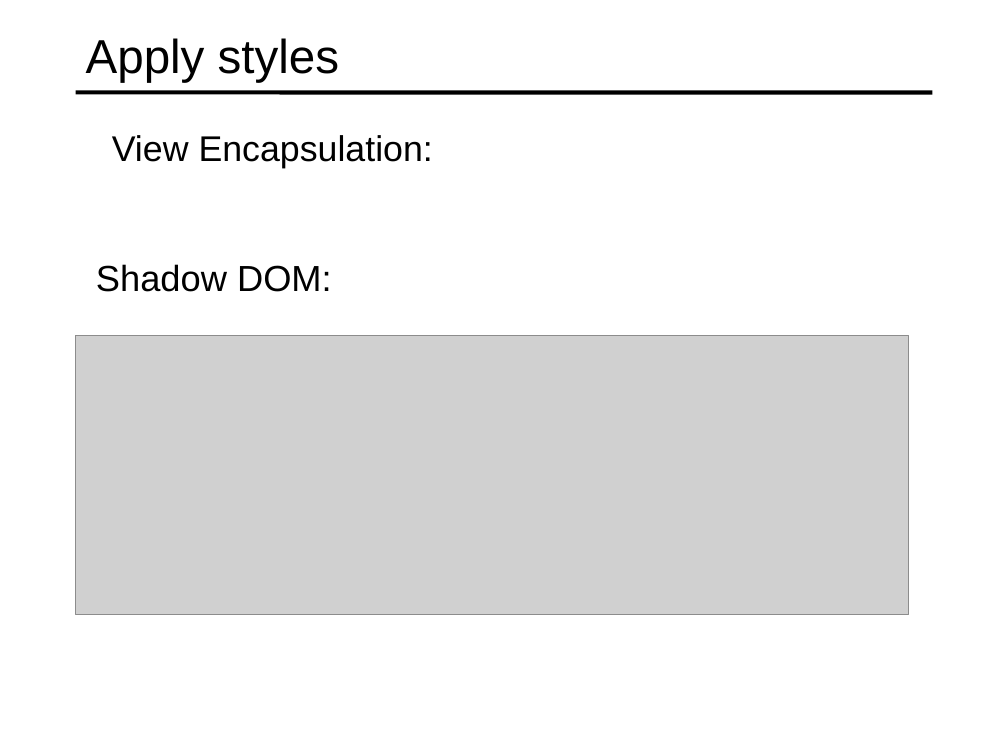
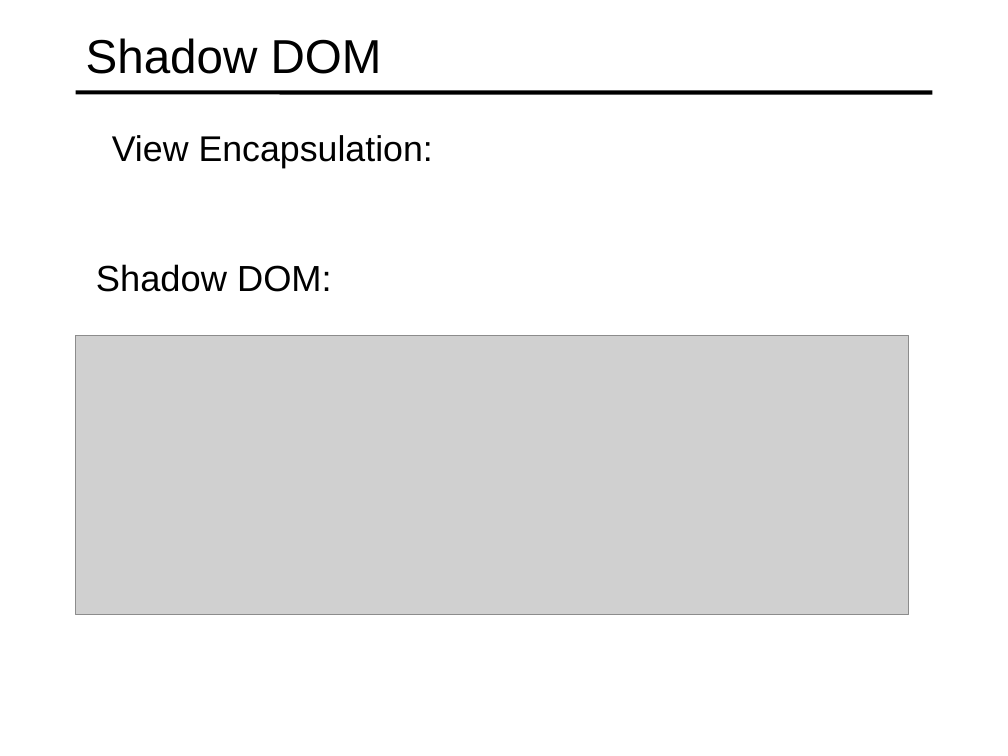
Before and after one commit to specter01wj/Jago_Link_Training, a slide deck: slide 11 of Angular/Angular7/Angular Advanced Course/Essentials/3.Building Re-usable Components/L3_Building Re-usable Components.ppt. Drawn at 1008x756 pixels with LibreOffice and Linux fonts; fonts in the diff are those of the drawing; grey boxes stand for pictures. Boxes give left, top, right and bottom in pixels: in the first picture for what was removed or moved away, otherwise in the second. Text is boxed around its words. In the diff, an @@ line names an element or a change of style, - is before the commit and + after.

```diff
--- a/Angular/Angular7/Angular Advanced Course/Essentials/3.Building Re-usable Components/L3_Building Re-usable Components.ppt
+++ b/Angular/Angular7/Angular Advanced Course/Essentials/3.Building Re-usable Components/L3_Building Re-usable Components.ppt
@@ title at box(86, 38, 382, 74): text changed @@
-Apply styles
+Shadow DOM
```
Also in this commit, not shown: 2 other slides changed, 1 slide added.
